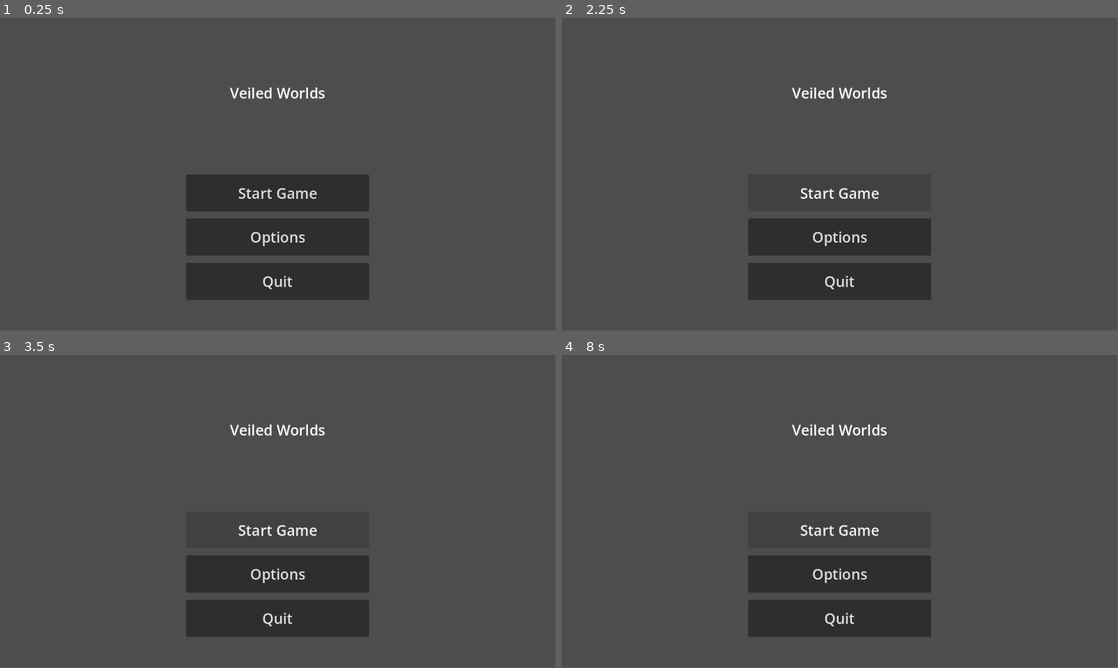
Above: before the commit, frames 1-4 (two rows, left to right).
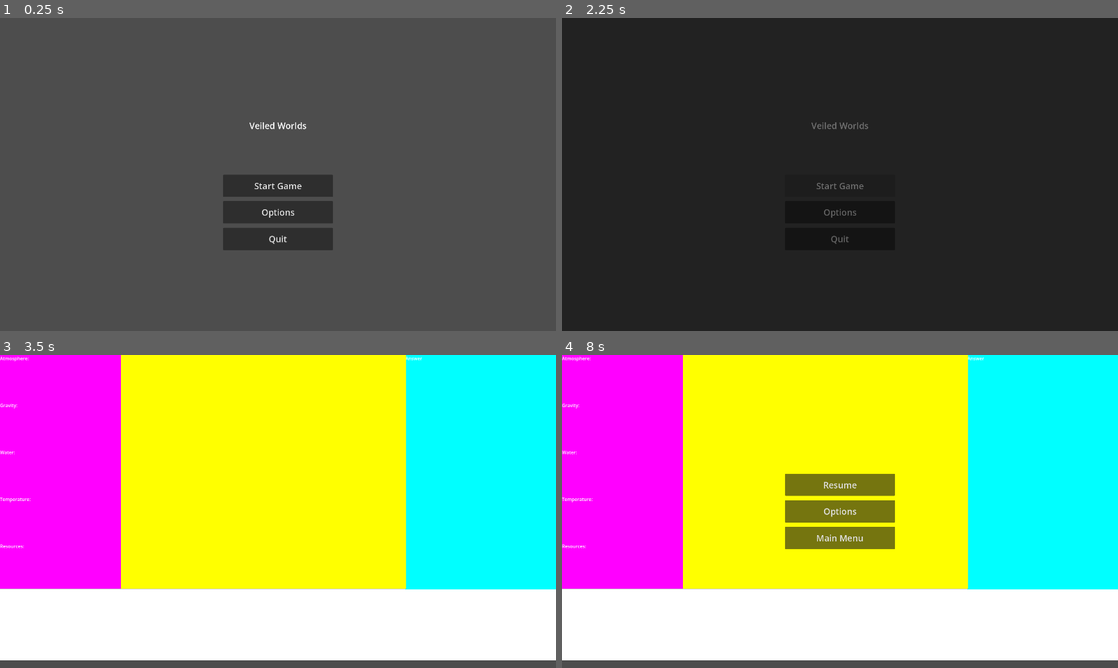
Above: after the commit, the same moments.

Repository: mattefwe/veiled-worlds
Game: Godot game, scene res://scenes/gui/main_menu.tscn
Same seed, same stepped clock (60 frames per second), same inputs: the game is played once before the commit and once after it. Before the commit the project has no main scene; this scene is started directly in both runs.
Inputs (mouse positions are in pixels of both pictures, inside the frame that each line leads up to):
- Up to frame 1 (0.25 s): no input
- Up to frame 2 (2.25 s): click "Options" at 0.5 s; click (840, 174) at 1.25 s, where only the run after the commit has a clickable "Back"; click "Start Game" at 2 s
- Up to frame 3 (3.5 s): click (278, 530) at 2.75 s, where only the run before the commit has a clickable "Start Game"
- Up to frame 4 (8 s): click (840, 530) at 3.5 s, where only the run before the commit has a clickable "Start Game"; tap Enter at 4.25, 5.75, 7.25 s; tap Space at 5, 6.5 s; tap Escape (escape, bound only after the commit) at 7.9 s
In our replay, the window is 799x449 before the commit and 800x450 after it. These sizes can differ from the game's own. Grey fills any space a smaller window leaves; there, only what the larger window draws over its background counts as a difference.

The runs differ from the first frame. In frame 1, 8.9% of the frame differs, in the area x 33-67%, y 22-90%; in frame 2, 93%; in frame 3, 98%, in the area x 0-100%, y 0-98%; in frame 4, 98%.
Error before the commit: Parse Error: Preload file "res://scenes/main_menu.tscn" does not exist. (res://scripts/autoload/game_manager.gd:4)

Commit message:
feat: added menus

Diff:
--- a/veiled-worlds-game/assets/transitions/fade_transition.tscn
+++ b/veiled-worlds-game/assets/transitions/fade_transition.tscn
@@ -51,27 +51,25 @@
 
 [sub_resource type="AnimationLibrary" id="AnimationLibrary_g8gdw"]
 _data = {
-"RESET": SubResource("Animation_kgnxl"),
-"fade_to_black": SubResource("Animation_arbjx"),
-"fade_to_normal": SubResource("Animation_e6y2n")
+&"RESET": SubResource("Animation_kgnxl"),
+&"fade_to_black": SubResource("Animation_arbjx"),
+&"fade_to_normal": SubResource("Animation_e6y2n")
 }
 
-[node name="FadeTransition" type="CanvasLayer"]
+[node name="FadeTransition" type="CanvasLayer" unique_id=763985429]
 layer = 3
 script = ExtResource("1_qvq8q")
 
-[node name="ColorRect" type="ColorRect" parent="."]
+[node name="ColorRect" type="ColorRect" parent="." unique_id=398106796]
 anchors_preset = 15
 anchor_right = 1.0
 anchor_bottom = 1.0
 grow_horizontal = 2
 grow_vertical = 2
-color = Color(0.231373, 0.0705882, 0.345098, 1)
+color = Color(0, 0, 0, 1)
 
-[node name="AnimationPlayer" type="AnimationPlayer" parent="."]
-libraries = {
-"": SubResource("AnimationLibrary_g8gdw")
-}
+[node name="AnimationPlayer" type="AnimationPlayer" parent="." unique_id=855082706]
+libraries/ = SubResource("AnimationLibrary_g8gdw")
 next/RESET = &"fade_to_normal"
 
 [connection signal="animation_finished" from="AnimationPlayer" to="." method="_on_animation_player_animation_finished"]
--- a/veiled-worlds-game/project.godot
+++ b/veiled-worlds-game/project.godot
@@ -15,6 +15,7 @@
 [application]
 
 config/name="Veiled Worlds Game"
+run/main_scene="uid://c0vt4sm8in4ce"
 config/features=PackedStringArray("4.6", "Forward Plus")
 config/icon="res://icon.svg"
 
@@ -26,9 +27,24 @@
 SettingsManager="*uid://ckj8t0o77j17i"
 FadeTransition="*uid://7l4vrv3mla8d"
 
+[display]
+
+window/size/viewport_width=1920
+window/size/viewport_height=1080
+window/stretch/mode="viewport"
+window/stretch/aspect="expand"
+
 [dotnet]
 
 project/assembly_name="Veiled Worlds Game"
+
+[input]
+
+escape={
+"deadzone": 0.2,
+"events": [Object(InputEventKey,"resource_local_to_scene":false,"resource_name":"","device":-1,"window_id":0,"alt_pressed":false,"shift_pressed":false,"ctrl_pressed":false,"meta_pressed":false,"pressed":false,"keycode":0,"physical_keycode":4194305,"key_label":0,"unicode":0,"location":0,"echo":false,"script":null)
+]
+}
 
 [physics]
 
--- a/veiled-worlds-game/scenes/gui/main_menu.tscn
+++ b/veiled-worlds-game/scenes/gui/main_menu.tscn
@@ -1,4 +1,6 @@
 [gd_scene format=3 uid="uid://c0vt4sm8in4ce"]
+
+[ext_resource type="Script" uid="uid://d2h5v6us2jh2e" path="res://scripts/gui/main_menu.gd" id="1_xbu81"]
 
 [node name="MainMenu" type="Control" unique_id=548894200]
 layout_mode = 3
@@ -7,6 +9,7 @@
 anchor_bottom = 1.0
 grow_horizontal = 2
 grow_vertical = 2
+script = ExtResource("1_xbu81")
 
 [node name="Title" type="RichTextLabel" parent="." unique_id=2080642579]
 layout_mode = 1
@@ -58,3 +61,7 @@
 size_flags_vertical = 3
 theme_override_font_sizes/font_size = 30
 text = "Quit"
+
+[connection signal="pressed" from="VBoxContainer/StartButton" to="." method="_on_start_button_pressed"]
+[connection signal="pressed" from="VBoxContainer/OptionsButton" to="." method="_on_options_button_pressed"]
+[connection signal="pressed" from="VBoxContainer/QuitButton" to="." method="_on_quit_button_pressed"]
--- a/veiled-worlds-game/scenes/gui/pause_menu.tscn
+++ b/veiled-worlds-game/scenes/gui/pause_menu.tscn
@@ -1,4 +1,6 @@
 [gd_scene format=3 uid="uid://dqlr5xlfig7h1"]
+
+[ext_resource type="Script" uid="uid://cno2ntcohydly" path="res://scripts/gui/pause_menu.gd" id="1_dfg7a"]
 
 [node name="PauseMenu" type="Control" unique_id=2036254049]
 layout_mode = 3
@@ -7,6 +9,7 @@
 anchor_bottom = 1.0
 grow_horizontal = 2
 grow_vertical = 2
+script = ExtResource("1_dfg7a")
 
 [node name="VBoxContainer" type="VBoxContainer" parent="." unique_id=570486937]
 layout_mode = 1
@@ -40,3 +43,7 @@
 size_flags_vertical = 3
 theme_override_font_sizes/font_size = 30
 text = "Main Menu"
+
+[connection signal="pressed" from="VBoxContainer/ResumeButton" to="." method="_on_resume_button_pressed"]
+[connection signal="pressed" from="VBoxContainer/OptionsButton" to="." method="_on_options_button_pressed"]
+[connection signal="pressed" from="VBoxContainer/MenuButton" to="." method="_on_menu_button_pressed"]
--- /dev/null
+++ b/veiled-worlds-game/scenes/gui/settings_menu.tscn
@@ -0,0 +1,48 @@
+[gd_scene format=3 uid="uid://c4dr2cjfq8gau"]
+
+[ext_resource type="Script" uid="uid://l1c7c58blp6b" path="res://scripts/gui/settings_menu.gd" id="1_6iibv"]
+
+[node name="SettingsMenu" type="Control" unique_id=1534116777]
+layout_mode = 3
+anchors_preset = 15
+anchor_right = 1.0
+anchor_bottom = 1.0
+grow_horizontal = 2
+grow_vertical = 2
+script = ExtResource("1_6iibv")
+
+[node name="Panel" type="Panel" parent="." unique_id=999972052]
+layout_mode = 1
+anchors_preset = 8
+anchor_left = 0.5
+anchor_top = 0.5
+anchor_right = 0.5
+anchor_bottom = 0.5
+offset_left = -250.0
+offset_top = -200.0
+offset_right = 250.0
+offset_bottom = 200.0
+grow_horizontal = 2
+grow_vertical = 2
+
+[node name="VBoxContainer" type="VBoxContainer" parent="Panel" unique_id=1119967100]
+layout_mode = 1
+anchors_preset = 8
+anchor_left = 0.5
+anchor_top = 0.5
+anchor_right = 0.5
+anchor_bottom = 0.5
+offset_left = -109.0
+offset_top = -25.0
+offset_right = 109.0
+offset_bottom = 25.0
+grow_horizontal = 2
+grow_vertical = 2
+
+[node name="BackButton" type="Button" parent="Panel/VBoxContainer" unique_id=83096076]
+layout_mode = 2
+size_flags_vertical = 3
+theme_override_font_sizes/font_size = 30
+text = "Back"
+
+[connection signal="pressed" from="Panel/VBoxContainer/BackButton" to="." method="_on_back_button_pressed"]
--- a/veiled-worlds-game/scripts/autoload/game_manager.gd
+++ b/veiled-worlds-game/scripts/autoload/game_manager.gd
@@ -1,12 +1,14 @@
 extends Node
 
 
-var main_menu = preload("res://scenes/main_menu.tscn")
+var main_menu = preload("res://scenes/gui/main_menu.tscn")
+var pause_menu = preload("res://scenes/gui/pause_menu.tscn")
+var game_scene = preload("res://scenes/dialogue_scene.tscn")
 var game_running : bool = false
 
 
 func _ready() -> void:
-	RenderingServer.set_default_clear_color(Color(0.44, 0.12, 0.53, 1.00))
+	#RenderingServer.set_default_clear_color(Color(0.44, 0.12, 0.53, 1.00))
 
 	SettingsManager.load_settings()
 
@@ -18,8 +20,7 @@
 
 func start_game() -> void:
 	resume_game()
-	game_running = true
-	SceneManager.transition_to_scene("Level1")
+	SceneManager.transition_to_scene(game_scene.resource_path)
 
 
 func quit_game() -> void:
@@ -28,21 +29,21 @@
 
 func pause_game() -> void:
 	if game_running:
-		get_tree().paused = true
+		game_running = false
 
 		var pause_menu_instance = pause_menu.instantiate()
 		get_tree().get_root().add_child(pause_menu_instance)
 
 
 func resume_game() -> void:
-	get_tree().paused = false
+	game_running = true
 
 
 func load_main_menu() -> void:
 	game_running = false
-	transition_to_scene(main_menu.resource_path)
+	SceneManager.transition_to_scene(main_menu.resource_path)
 
 
-func transition_to_scene(scene_path : String) -> void:
-	await get_tree().create_timer(0.5).timeout
-	get_tree().change_scene_to_file(scene_path)
+#func transition_to_scene(scene_path : String) -> void:
+	#await get_tree().create_timer(0.5).timeout
+	#get_tree().change_scene_to_file(scene_path)
--- a/veiled-worlds-game/scripts/autoload/scene_manager.gd
+++ b/veiled-worlds-game/scripts/autoload/scene_manager.gd
@@ -2,7 +2,6 @@
 
 
 func transition_to_scene(path : String) -> void:
-
 	if path != null:
 		FadeTransition.transition()
 		await FadeTransition.on_transition_finished
--- /dev/null
+++ b/veiled-worlds-game/scripts/gui/main_menu.gd
@@ -0,0 +1,17 @@
+extends Control
+
+var settings_menu = preload("res://scenes/gui/settings_menu.tscn")
+
+
+func _on_start_button_pressed() -> void:
+	GameManager.start_game()
+
+
+func _on_options_button_pressed() -> void:
+	var settings_menu_instance = settings_menu.instantiate()
+
+	get_tree().get_root().add_child(settings_menu_instance)
+
+
+func _on_quit_button_pressed() -> void:
+	GameManager.quit_game()
--- /dev/null
+++ b/veiled-worlds-game/scripts/gui/pause_menu.gd
@@ -0,0 +1,25 @@
+extends Control
+
+var settings_menu = preload("res://scenes/gui/settings_menu.tscn")
+
+
+func _process(_delta: float) -> void:
+	if Input.is_action_just_pressed("escape"):
+		GameManager.resume_game()
+		queue_free()
+
+
+func _on_resume_button_pressed() -> void:
+	GameManager.resume_game()
+	queue_free()
+
+
+func _on_options_button_pressed() -> void:
+	var settings_menu_instance = settings_menu.instantiate()
+
+	get_tree().get_root().add_child(settings_menu_instance)
+
+
+func _on_menu_button_pressed() -> void:
+	GameManager.load_main_menu()
+	queue_free()
--- /dev/null
+++ b/veiled-worlds-game/scripts/gui/settings_menu.gd
@@ -0,0 +1,12 @@
+extends Control
+
+
+func _process(delta: float) -> void:
+	if Input.is_action_just_pressed("escape"):
+		GameManager.resume_game()
+		queue_free()
+
+
+func _on_back_button_pressed() -> void:
+	SettingsManager.save_settings()
+	queue_free()
Not shown: 1 places in veiled-worlds-game/assets/transitions/fade_transition.tscn that only renumber resources
Not shown, added: veiled-worlds-game/scripts/gui/main_menu.gd.uid
Not shown, added: veiled-worlds-game/scripts/gui/pause_menu.gd.uid
Not shown, added: veiled-worlds-game/scripts/gui/settings_menu.gd.uid
